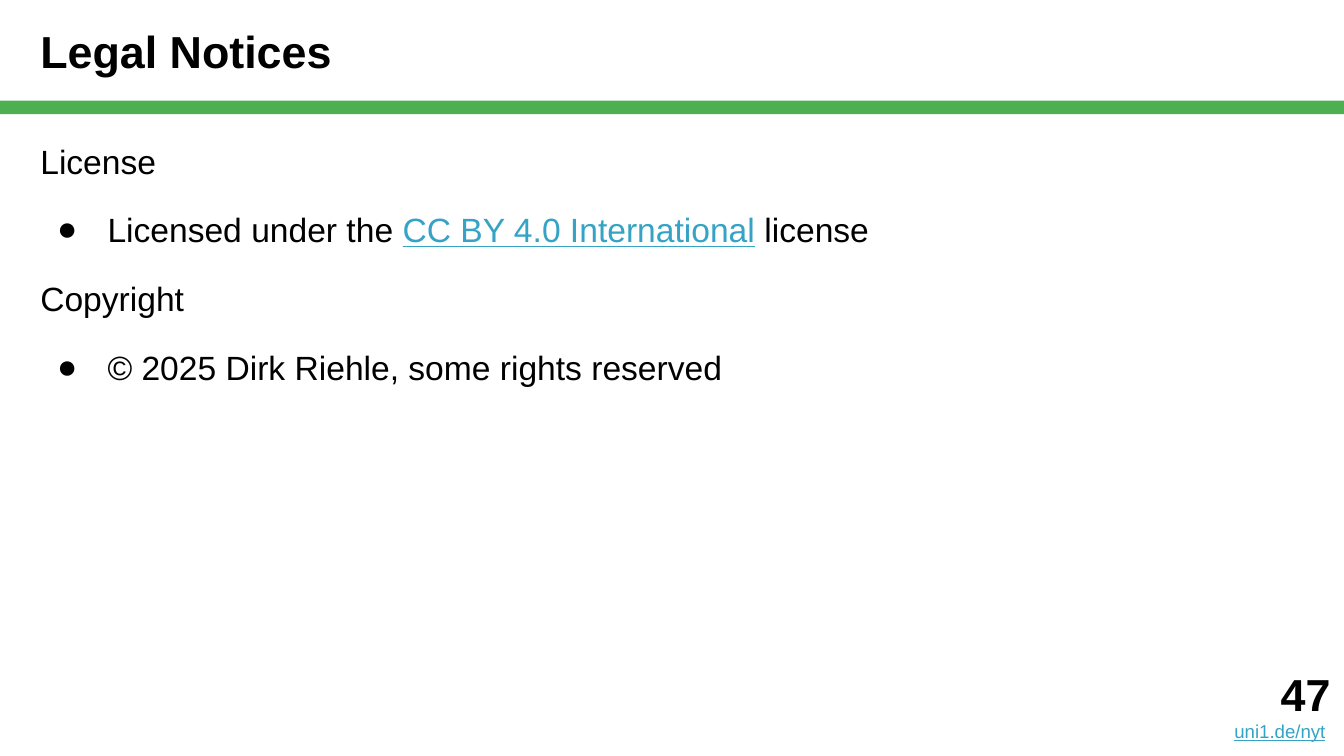
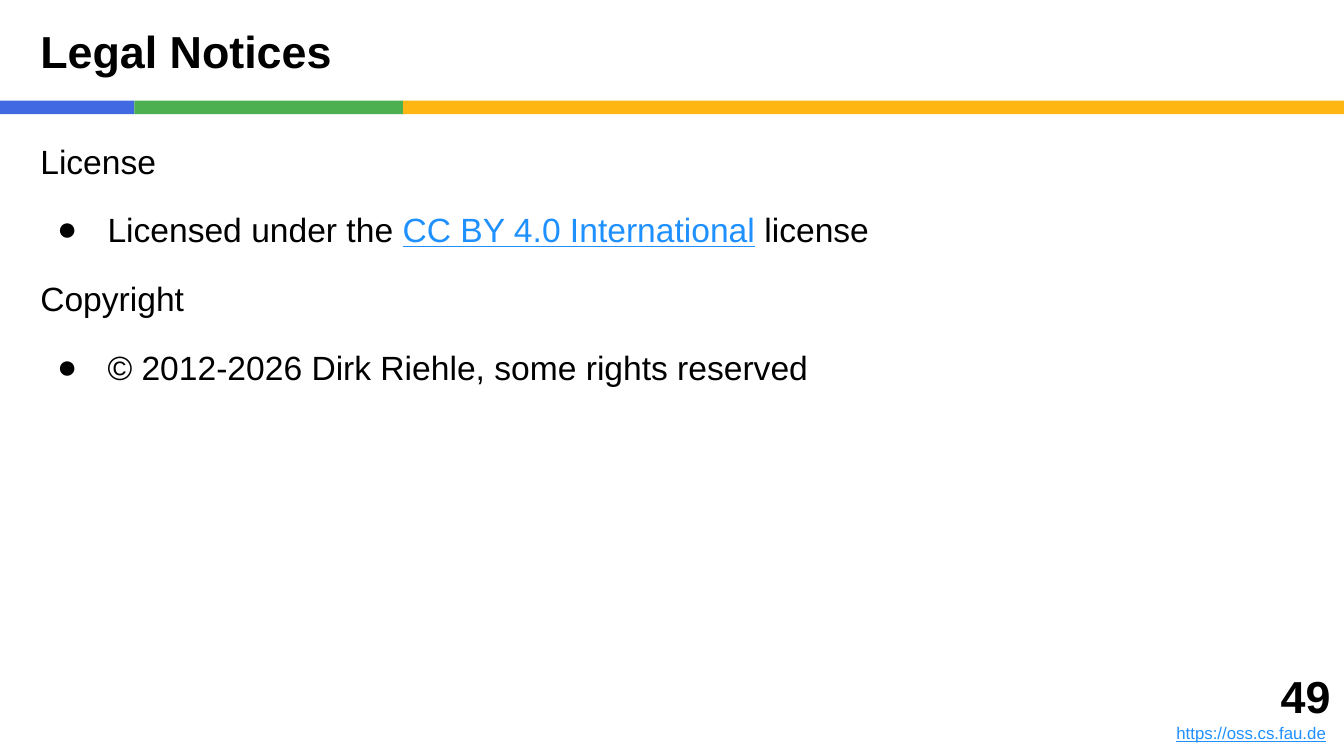
Before and after one commit to dirkriehle/nyt-course, a slide deck: slide 49 of Lecture slides/NYT B01 - What is Science.pptx (slide 47 before the commit). Drawn at 1344x756 pixels with LibreOffice and Linux fonts; fonts in the diff are those of the drawing. Boxes give left, top, right and bottom in pixels: in the first picture for what was removed or moved away, otherwise in the second. Text is boxed around its words. In the diff, an @@ line names an element or a change of style, - is before the commit and + after.

```diff
--- a/Lecture slides/NYT B01 - What is Science.pptx
+++ b/Lecture slides/NYT B01 - What is Science.pptx
@@ rectangle added at (0,101,134,114), fill #4169E1 @@
@@ rectangle added at (134,101,403,114), fill #4CAF50 @@
@@ rectangle: place and size @@
-rectangle at (0,101,1344,114)
+rectangle at (403,101,1344,114)
@@ rectangle at (403,101,1344,114): fill #4CAF50 to #FEB612 @@
@@ text at (108,217,869,247): text colour #34A3C5 to #1E90FF in "CC BY 4.0 International" @@
@@ text at (142,355,808,386): text changed @@
-● © 2025 Dirk Riehle, some rights reserved
+● © 2012-2026 Dirk Riehle, some rights reserved
@@ text added at (1176,681,1331,743), 9 pt, text #1E90FF, underline @@
+49
+https://oss.cs.fau.de
@@ text removed at (1234,680,1331,742) @@
-47
-uni1.de/nyt
```
Also in this commit, not shown: 46 other slides changed, 2 slides added, 3 other files.
